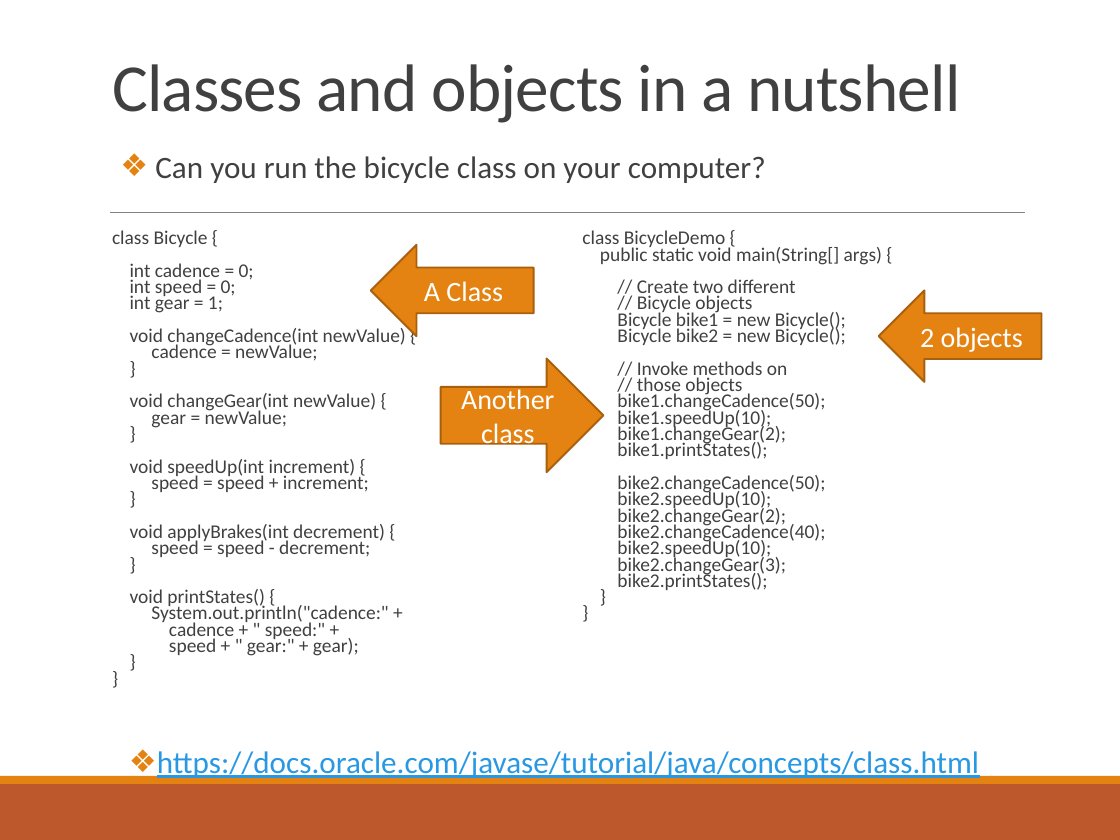
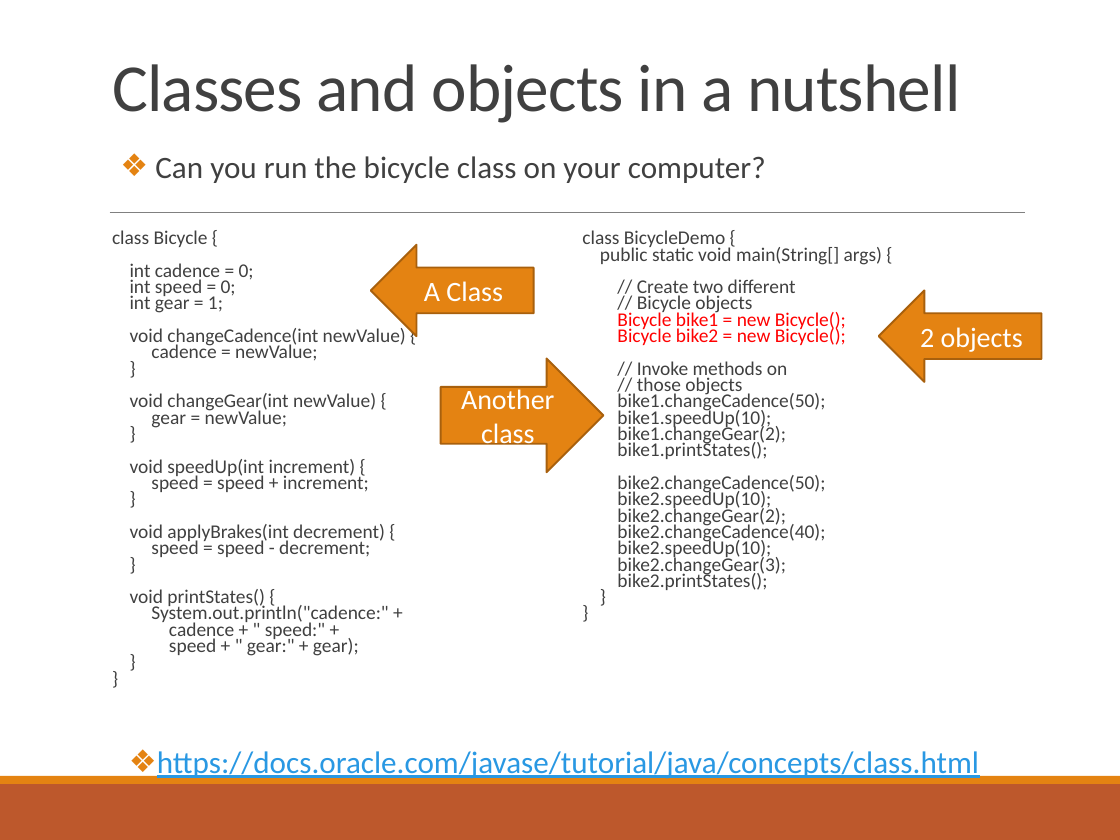
Before and after one commit to deeperj/dillinger, a slide deck: slide 5 of thesis/ukapp2/wqu_isc/sofware_design/Lesson 1 - Java.pptx (slide 4 before the commit). Drawn at 1120x840 pixels with LibreOffice and Linux fonts; fonts in the diff are those of the drawing. Boxes give left, top, right and bottom in pixels: in the first picture for what was removed or moved away, otherwise in the second. Text is boxed around its words. In the diff, an @@ line names an element or a change of style, - is before the commit and + after.

```diff
--- a/thesis/ukapp2/wqu_isc/sofware_design/Lesson 1 - Java.pptx
+++ b/thesis/ukapp2/wqu_isc/sofware_design/Lesson 1 - Java.pptx
@@ text at box(617, 310, 846, 345): text colour #404040 to #FF0000 in "Bicycle bike1 = new Bicycle();", "Bicycle bike2 = new Bicycle();" @@
```
Also in this commit, not shown: 4 other slides changed, 1 slide added.
